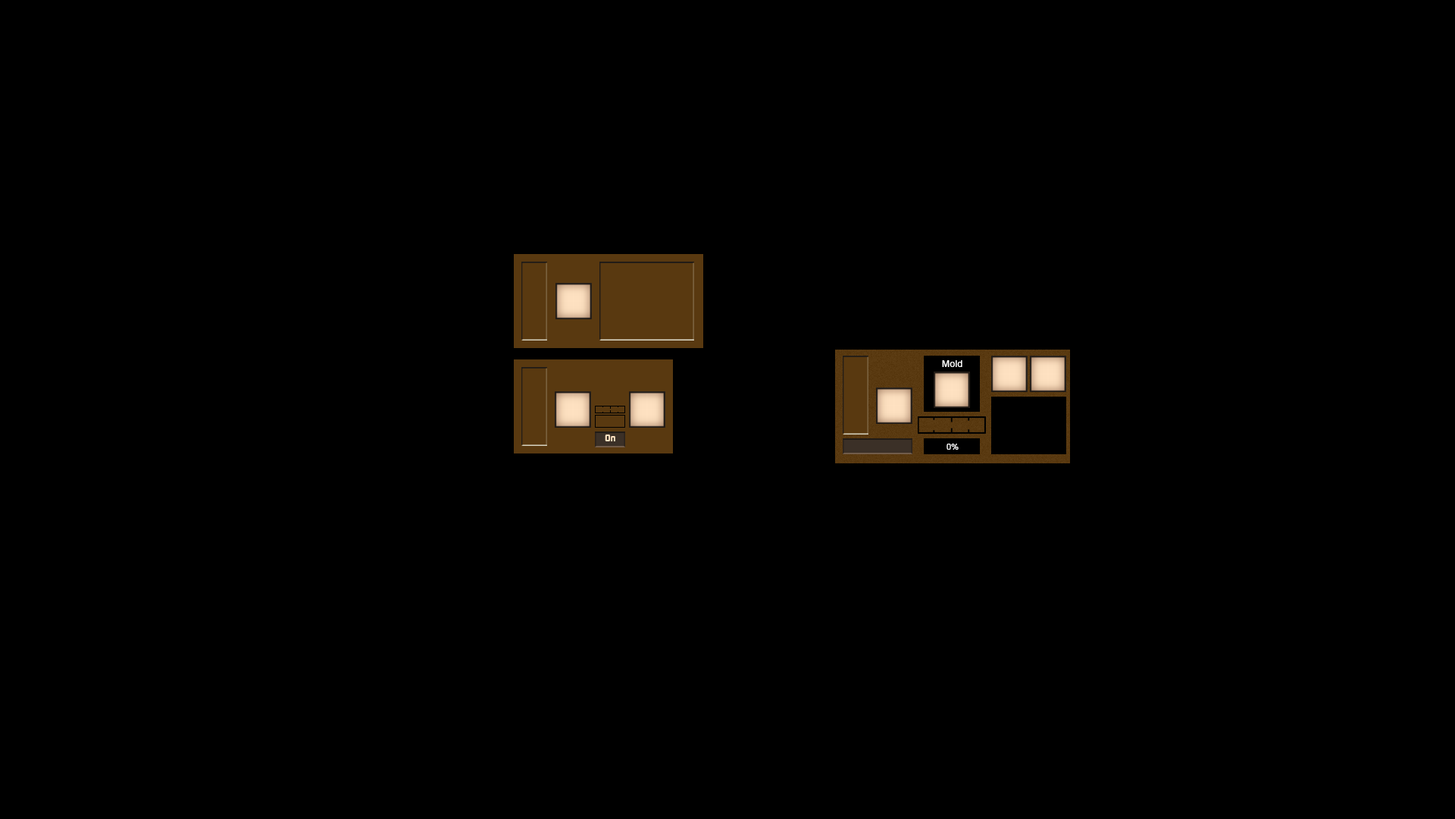
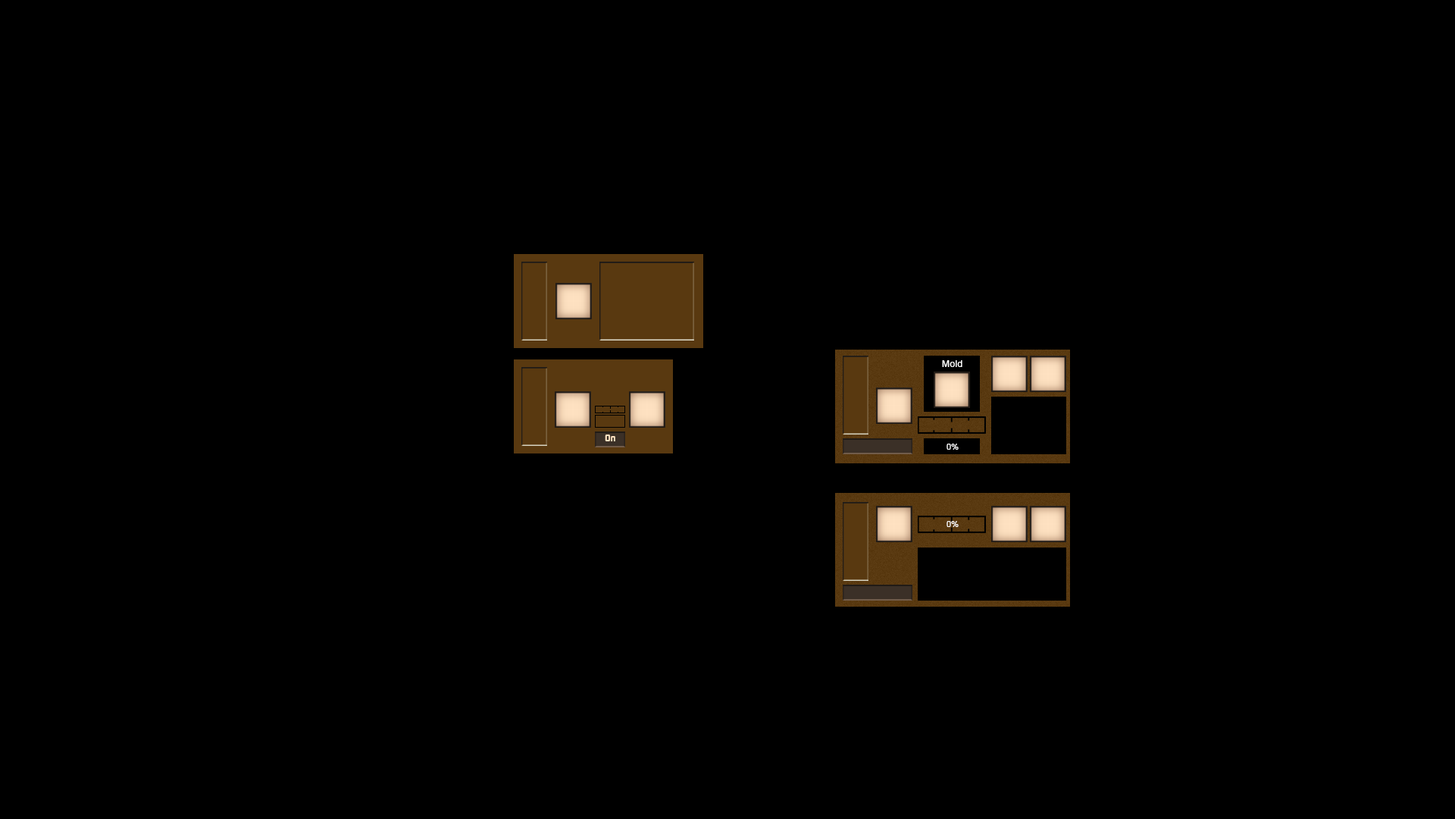
Before/after of a 1455x819 layered artwork. What changed in the layer stack:
added group "LogSplitterGUI" with 10 layers above "Layer 10" over (x1=835, y1=492, x2=1071, y2=607)
added layer "0% copy" in group "LogSplitterGUI" over (x1=946, y1=520, x2=959, y2=527)
added layer "ItemSlot copy 7" in group "LogSplitterGUI" over (x1=991, y1=505, x2=1028, y2=542)
added layer "ItemSlot copy 6" in group "LogSplitterGUI" over (x1=1030, y1=505, x2=1067, y2=542)
added layer "HProgress2 copy" in group "LogSplitterGUI" over (x1=917, y1=515, x2=987, y2=533)
added layer "EnableBtn copy 2" in group "LogSplitterGUI" over (x1=842, y1=584, x2=913, y2=601)
added layer "PowerLevel copy 2" in group "LogSplitterGUI" over (x1=842, y1=501, x2=869, y2=581)
added layer "ItemSlot copy 5" in group "LogSplitterGUI" over (x1=876, y1=505, x2=913, y2=542)
added layer "Background copy" in group "LogSplitterGUI" over (x1=835, y1=492, x2=1071, y2=607)
